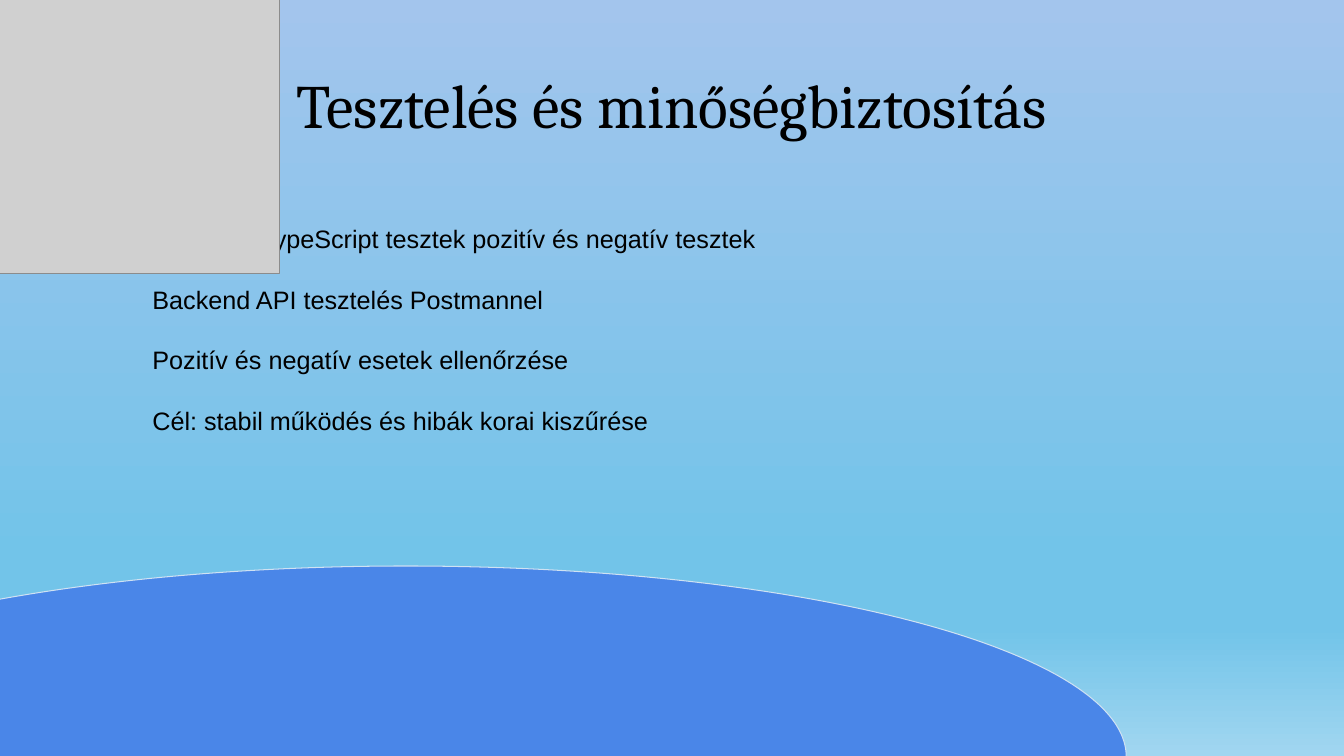
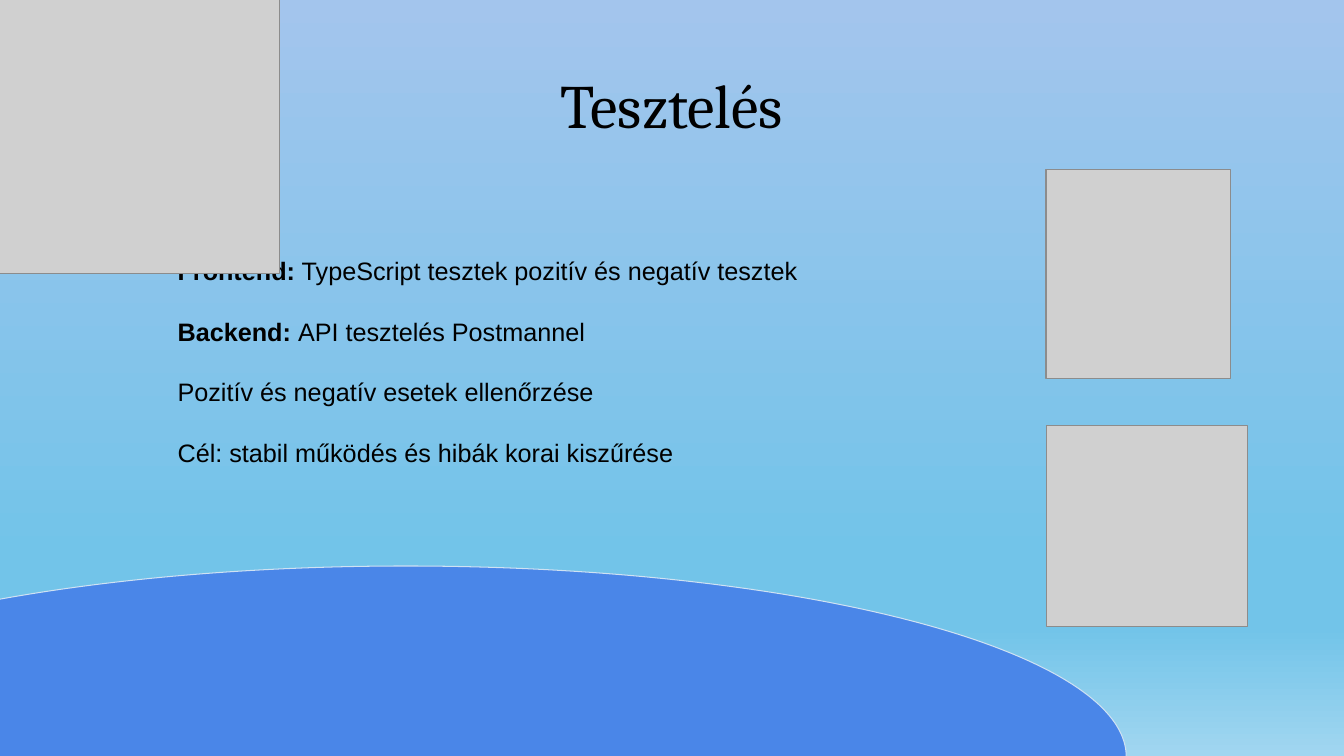
Before and after one commit to nagyls/13_S2_5_vizsgaremek, a slide deck: slide 11 of dokumentumok/Prezentáció_NagyLevedSamuel_TothTamas.pptx (slide 10 before the commit). Drawn at 1344x756 pixels with LibreOffice and Linux fonts; fonts in the diff are those of the drawing; grey boxes stand for pictures. Boxes give left, top, right and bottom in pixels: in the first picture for what was removed or moved away, otherwise in the second. Text is boxed around its words. In the diff, an @@ line names an element or a change of style, - is before the commit and + after.

```diff
--- a/dokumentumok/Prezentáció_NagyLevedSamuel_TothTamas.pptx
+++ b/dokumentumok/Prezentáció_NagyLevedSamuel_TothTamas.pptx
@@ title at (561,84,783,129): text changed @@
-Tesztelés és minőségbiztosítás
+Tesztelés
@@ picture added at (1047,169,1231,378) @@
@@ text "Frontend: TypeScript tesztek pozitív és ...": place and size @@
-text "Frontend: TypeScript tesztek pozitív és ..." at (152,228,755,431)
+text "Frontend: TypeScript tesztek pozitív és ..." at (178,260,797,463)
@@ text at (178,260,797,342): text changed @@
-Frontend TypeScript tesztek pozitív és negatív tesztek
-Backend API tesztelés Postmannel
+Frontend: TypeScript tesztek pozitív és negatív tesztek
+Backend: API tesztelés Postmannel
@@ picture added at (1047,425,1248,627) @@
```
Also in this commit, not shown: 4 other slides changed, 2 slides added, 1 slide removed.
